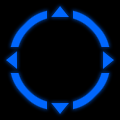
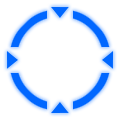
Revision of a layered 120×120 image; what changed, layer by layer:
hid "Layer 7 copy 5" over (6, 6, 114, 114)
showed "Layer 7 copy 2" over (6, 6, 114, 114)
hid "Layer 6" over (0, 0, 120, 120)
